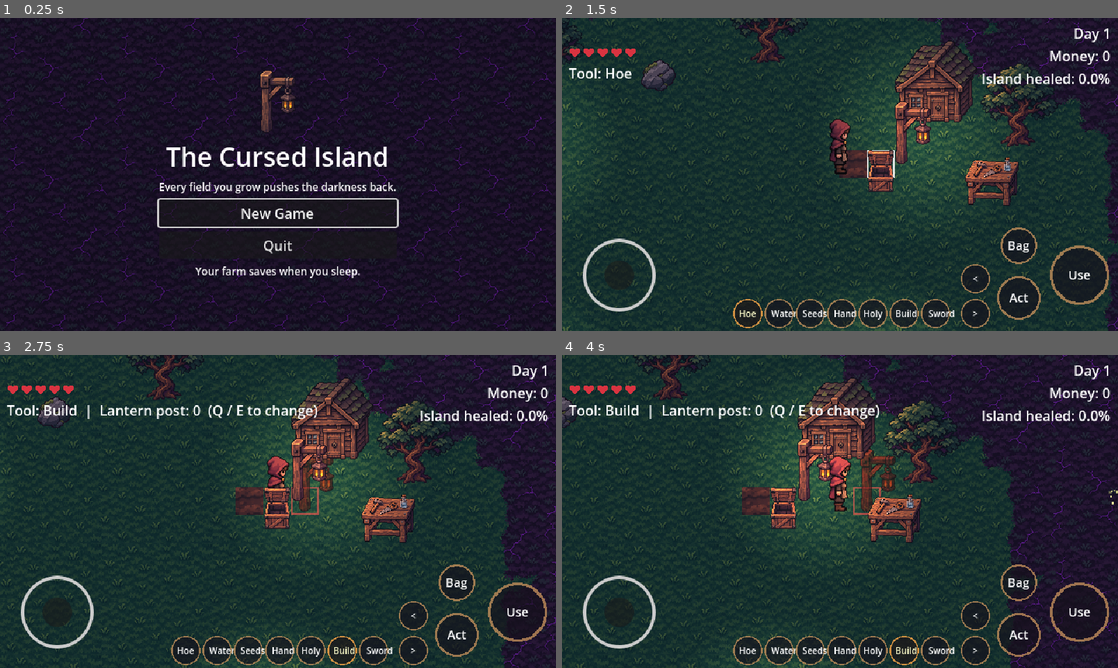
Above: before the commit, frames 1-4 (two rows, left to right).
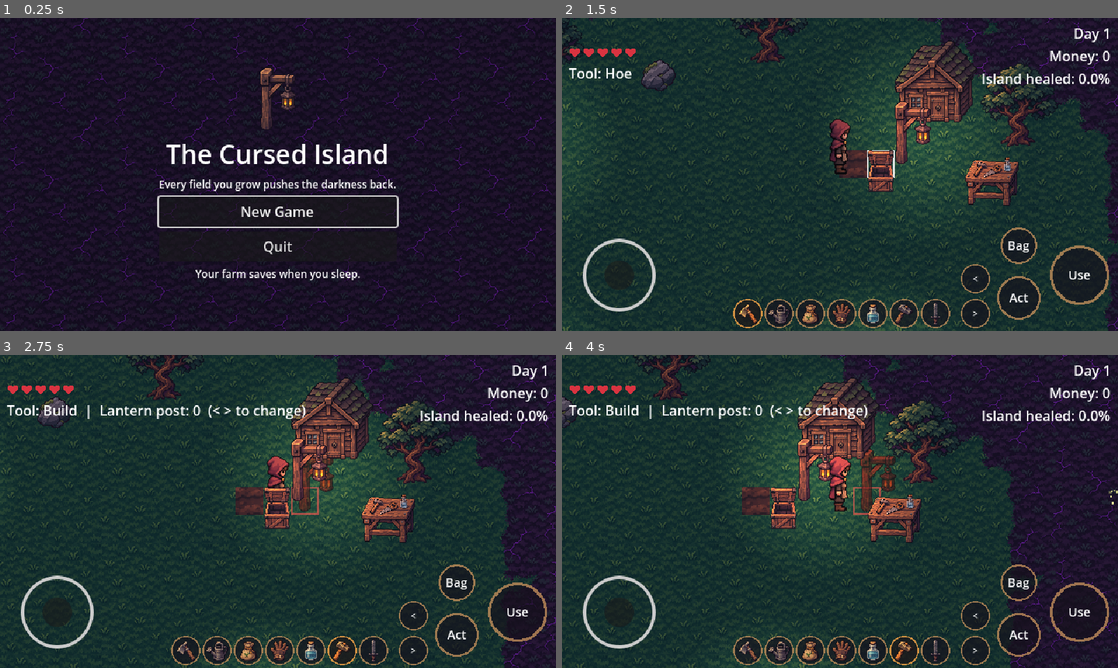
Above: after the commit, the same moments.

Repository: sudo0x/GameDevelopments
Game: Godot game, scene res://scenes/ui/title_screen.tscn
Same seed, same stepped clock (60 frames per second), same inputs: the game is played once before the commit and once after it.
Inputs (mouse positions are in pixels of both pictures, inside the frame that each line leads up to):
- Up to frame 1 (0.25 s): no input
- Up to frame 2 (1.5 s): click "New Game" at 0.5 s; tap Enter (ui_accept) at 1.25 s; move the mouse to (962, 158) at 1.27 s; hold D (move_right) from 1.28 s (still down); hold F (interact) from 1.28 s (still down); click (962, 158) at 1.42 s
- Up to frame 3 (2.75 s): tap Enter (ui_accept) at 1.52 s; tap 6 (tool_6) at 1.55 s; release D (move_right) at 2 s; release F (interact) at 2 s; drag from (166, 527) to (333, 473) at 2.02 s
- Up to frame 4 (4 s): tap Enter (ui_accept) at 2.75 s; move the mouse to (895, 442) at 2.77 s; hold D (move_right) 2.78-3.5 s; hold F (interact) 2.78-3.5 s; tap 6 (tool_6) at 3.05 s; drag from (812, 574) to (895, 533) at 3.52 s

The runs differ from the first frame. In frame 1, 3.3% of the frame differs, in the area x 28-72%, y 16-84%; in frame 2, 0.8%; in frame 3, 1.2%; in frame 4, 1.2%.

Commit message:
Add Layer 6 step 3: phone UI
The tool bar shows icons, help text names the controls in use, and menu
buttons are sized for thumbs. Menus now stop short of the Act button
that closes them.

Co-Authored-By: Claude Opus 5.5 <noreply@anthropic.com>

Diff:
--- a/data/recipes/purifying_hoe.tres
+++ b/data/recipes/purifying_hoe.tres
@@ -22,3 +22,4 @@
 result = 1
 result_amount = 1
 made_text = "Use the hoe on cursed land."
+made_text_touch = "Use the hoe on cursed land."
--- a/data/recipes/sword.tres
+++ b/data/recipes/sword.tres
@@ -22,3 +22,4 @@
 result = 3
 result_amount = 1
 made_text = "Press 7, then Space to swing."
+made_text_touch = "Tap the sword, then Use to swing."
--- a/scenes/ui/bag_menu.tscn
+++ b/scenes/ui/bag_menu.tscn
@@ -18,6 +18,8 @@
 theme_override_styles/panel = ExtResource("2_style")
 script = ExtResource("1_bag")
 close_action = &"inventory"
+keyboard_help = "I / Esc: close"
+touch_help = "Bag: close"
 
 [node name="Margin" type="MarginContainer" parent="."]
 layout_mode = 2
--- a/scenes/ui/crafting_menu.tscn
+++ b/scenes/ui/crafting_menu.tscn
@@ -17,6 +17,8 @@
 grow_vertical = 2
 theme_override_styles/panel = ExtResource("2_style")
 script = ExtResource("1_crafting")
+keyboard_help = "Arrows: choose   Enter: make   F / Esc: close"
+touch_help = "Tap to make   Act: close"
 
 [node name="Margin" type="MarginContainer" parent="."]
 layout_mode = 2
--- a/scenes/ui/shop_menu.tscn
+++ b/scenes/ui/shop_menu.tscn
@@ -17,6 +17,8 @@
 grow_vertical = 2
 theme_override_styles/panel = ExtResource("2_style")
 script = ExtResource("1_shop")
+keyboard_help = "Enter: buy   F / Esc: close"
+touch_help = "Tap to buy   Act: close"
 
 [node name="Margin" type="MarginContainer" parent="."]
 layout_mode = 2
--- a/scenes/ui/title_screen.tscn
+++ b/scenes/ui/title_screen.tscn
@@ -52,14 +52,17 @@
 horizontal_alignment = 1
 
 [node name="Continue" type="Button" parent="Center/Box"]
+custom_minimum_size = Vector2(0, 34)
 layout_mode = 2
 text = "Continue"
 
 [node name="NewGame" type="Button" parent="Center/Box"]
+custom_minimum_size = Vector2(0, 34)
 layout_mode = 2
 text = "New Game"
 
 [node name="Quit" type="Button" parent="Center/Box"]
+custom_minimum_size = Vector2(0, 34)
 layout_mode = 2
 text = "Quit"
 
@@ -105,9 +108,11 @@
 theme_override_constants/separation = 12
 
 [node name="Yes" type="Button" parent="Confirm/Margin/Box/Buttons"]
+custom_minimum_size = Vector2(0, 36)
 layout_mode = 2
 text = "Yes, start over"
 
 [node name="No" type="Button" parent="Confirm/Margin/Box/Buttons"]
+custom_minimum_size = Vector2(0, 36)
 layout_mode = 2
 text = "No, keep my farm"
--- a/scripts/autoload/game_state.gd
+++ b/scripts/autoload/game_state.gd
@@ -79,6 +79,8 @@
 var hoe_uses_left := 0
 ## Health left today. Full every morning, and the game only saves in the morning, so it isn't saved.
 var hearts: int = BALANCE.max_hearts
+## True when the on-screen controls are showing, so help text can name them.
+var touch_mode := false
 ## True during the fade between days, when nothing can hurt the player.
 var day_changing := false
 ## How much of the cursed land is healed, 0–100. Farm keeps it up to date; it isn't saved.
@@ -127,6 +129,11 @@
 	for crop in CROPS:
 		total += shipped.get(crop.id, 0) * crop.sell_price
 	return total
+
+
+## Picks help text for the controls in use, so a phone never says "press Space".
+func controls(keyboard: String, touch: String) -> String:
+	return touch if touch_mode else keyboard
 
 
 func request_sleep() -> void:
--- a/scripts/farm/builder.gd
+++ b/scripts/farm/builder.gd
@@ -34,7 +34,8 @@
 func status(cell: Vector2i) -> String:
 	if not placed.has(cell):
 		return ""
-	return "%s: press 4, then Space to pick up." % placed[cell]["data"].display_name
+	var how := GameState.controls("press 4, then Space to pick up.", "tap the glove, then Use to pick up.")
+	return "%s: %s" % [placed[cell]["data"].display_name, how]
 
 
 func to_state() -> Array[Dictionary]:
--- a/scripts/farm/farm.gd
+++ b/scripts/farm/farm.gd
@@ -179,7 +179,7 @@
 		return ""
 	var crop := crops[cell]
 	if crop.is_ripe():
-		return "%s is ripe! Press 4 to harvest." % crop.data.display_name
+		return "%s is ripe! %s" % [crop.data.display_name, GameState.controls("Press 4 to harvest.", "Tap the glove, then Use.")]
 	var progress := "%s: %d of %d days" % [crop.data.display_name, crop.days_grown, crop.data.days_to_grow]
 	if is_watered(cell):
 		return progress + ", watered. Sleep to grow."
--- a/scripts/farm/gathering.gd
+++ b/scripts/farm/gathering.gd
@@ -81,7 +81,7 @@
 	var gatherable := spots[cell]
 	var display_name := gatherable.data.display_name
 	if not gatherable.gathered:
-		return "%s: press 4, then Space to gather." % display_name
+		return "%s: %s" % [display_name, GameState.controls("press 4, then Space to gather.", "tap the glove, then Use.")]
 	var days := gatherable.days_until_regrow
 	if days == 0:
 		return ""
--- a/scripts/farm/recipe_data.gd
+++ b/scripts/farm/recipe_data.gd
@@ -10,5 +10,7 @@
 @export var result_amount: int = 1
 ## Shown in the crafting menu once a one-time recipe has been made.
 @export var made_text: String
+## The same, for touch screens.
+@export var made_text_touch: String
 ## Which building, for Result.BUILDING.
 @export var building: BuildingData
--- a/scripts/ui/crafting_menu.gd
+++ b/scripts/ui/crafting_menu.gd
@@ -1,5 +1,8 @@
 extends GameMenu
 ## The workbench menu. One row per recipe, built from GameState.RECIPES.
+
+## Narrower than other menus, so the panel leaves the touch buttons showing.
+const MAKE_BUTTON_SIZE := Vector2(60, 36)
 
 var _labels: Array[Label] = []
 var _buttons: Array[Button] = []
@@ -28,6 +31,7 @@
 	var label := Label.new()
 	label.size_flags_horizontal = Control.SIZE_EXPAND_FILL
 	var button := Button.new()
+	button.custom_minimum_size = MAKE_BUTTON_SIZE
 	button.pressed.connect(GameState.craft.bind(recipe))
 	row.add_child(label)
 	row.add_child(button)
@@ -40,7 +44,7 @@
 	for i in GameState.RECIPES.size():
 		var recipe := GameState.RECIPES[i]
 		var made := GameState.already_made(recipe)
-		var details := recipe.made_text if made else _needs_text(recipe)
+		var details := GameState.controls(recipe.made_text, recipe.made_text_touch) if made else _needs_text(recipe)
 		_labels[i].text = "%s\n%s" % [recipe.display_name, details]
 		_buttons[i].text = "Made" if made else "Make"
 		_buttons[i].disabled = not GameState.can_craft(recipe)
--- a/scripts/ui/game_menu.gd
+++ b/scripts/ui/game_menu.gd
@@ -3,8 +3,13 @@
 ## What every menu shares: it pauses the game while open, and closes with a key or Esc.
 ## Menus keep running while paused because their scene sets process_mode to Always.
 
+## Big enough for a thumb on a phone.
+const BUTTON_SIZE := Vector2(92, 36)
+
 ## The key that closes this menu, besides Esc.
 @export var close_action: StringName = &"interact"
+@export var keyboard_help: String
+@export var touch_help: String
 
 
 func _ready() -> void:
@@ -19,6 +24,7 @@
 
 
 func open() -> void:
+	$Margin/Box/Help.text = GameState.controls(keyboard_help, touch_help)
 	show()
 	_refresh()
 	get_tree().paused = true
--- a/scripts/ui/hud.gd
+++ b/scripts/ui/hud.gd
@@ -40,12 +40,12 @@
 	var text := "Tool: %s" % Player.TOOL_NAMES[player.tool]
 	if player.tool == Player.Tool.SEEDS:
 		var crop := player.selected_seed()
-		text += "  |  %s seeds: %d  (Q / E to change)" % [crop.display_name, GameState.seed_count(crop)]
+		text += "  |  %s seeds: %d  %s" % [crop.display_name, GameState.seed_count(crop), _change_hint()]
 	if player.tool == Player.Tool.HOLY_WATER:
 		text = _water_text()
 	if player.tool == Player.Tool.BUILD:
 		var building := player.selected_building()
-		text += "  |  %s: %d  (Q / E to change)" % [building.display_name, GameState.building_count(building)]
+		text += "  |  %s: %d  %s" % [building.display_name, GameState.building_count(building), _change_hint()]
 	if player.tool == Player.Tool.SWORD and not GameState.has_sword:
 		text += "  |  Craft one at the workbench"
 	if player.tool == Player.Tool.HOE and GameState.has_purifying_hoe:
@@ -53,10 +53,14 @@
 	tool_label.text = text
 
 
+func _change_hint() -> String:
+	return GameState.controls("(Q / E to change)", "(< > to change)")
+
+
 func _water_text() -> String:
 	if player.strong_water:
-		return "Tool: Strong holy water: %d  (Q / E to change)" % GameState.strong_holy_water
-	var hint := "  (Q / E to change)" if GameState.strong_holy_water > 0 else ""
+		return "Tool: Strong holy water: %d  %s" % [GameState.strong_holy_water, _change_hint()]
+	var hint := "  " + _change_hint() if GameState.strong_holy_water > 0 else ""
 	return "Tool: Holy water: %d%s" % [GameState.holy_water, hint]
 
 
--- a/scripts/ui/shop_menu.gd
+++ b/scripts/ui/shop_menu.gd
@@ -29,6 +29,7 @@
 	var label := Label.new()
 	label.size_flags_horizontal = Control.SIZE_EXPAND_FILL
 	var button := Button.new()
+	button.custom_minimum_size = BUTTON_SIZE
 	button.pressed.connect(buy)
 	row.add_child(label)
 	row.add_child(button)
--- a/scripts/ui/touch_controls.gd
+++ b/scripts/ui/touch_controls.gd
@@ -5,13 +5,17 @@
 ## TouchScreenButton is used because, unlike Button, it works while another finger is down.
 
 const BUTTON_TEXTURE := preload("res://assets/ui/touch_button.png")
+## Six tools side by side. The sword has its own image.
+const TOOL_ICONS := preload("res://assets/ui/tool_icons.png")
+const SWORD_ICON := preload("res://assets/objects/sword.png")
+const TOOL_ICON_SIZE := Vector2(36, 32)
 const TEXTURE_SIZE := 64.0
 const SELECTED_COLOR := Color(1.4, 1.2, 0.8)
 const TOOL_BAR_Y := 340.0
 const TOOL_BAR_START_X := 214.0
 const TOOL_SIZE := 34.0
 const TOOL_SPACING := 36.0
-const TOOL_LABELS: Array[String] = ["Hoe", "Water", "Seeds", "Hand", "Holy", "Build", "Sword"]
+const TOOL_COUNT := 7
 ## Text, action, center, size.
 const ACTION_BUTTONS: Array[Array] = [
 	["Use", "use_tool", Vector2(596, 296), 68.0],
@@ -37,9 +41,11 @@
 
 
 func _ready() -> void:
-	for i in TOOL_LABELS.size():
+	for i in TOOL_COUNT:
 		var at := Vector2(TOOL_BAR_START_X + i * TOOL_SPACING, TOOL_BAR_Y)
-		_tool_buttons.append(_add_button(tool_bar, TOOL_LABELS[i], "tool_%d" % (i + 1), at, TOOL_SIZE))
+		var button := _add_button(tool_bar, "", "tool_%d" % (i + 1), at, TOOL_SIZE)
+		_add_icon(button, _tool_icon(i))
+		_tool_buttons.append(button)
 	for entry in ACTION_BUTTONS:
 		_add_button(self, entry[0], entry[1], entry[2], entry[3])
 	player.tool_changed.connect(_show_selected_tool)
@@ -54,12 +60,15 @@
 func set_active(value: bool) -> void:
 	active = value
 	visible = value
+	GameState.touch_mode = value
 	hint.visible = not value
 	# The joystick sits where this label normally is.
 	tool_label.position.y = TOOL_LABEL_TOUCH_Y if value else tool_label.position.y
 	if not value:
 		_release_movement()
 	_show_selected_tool()
+	# Help text on screen depends on the controls in use.
+	GameState.inventory_changed.emit()
 
 
 ## A hidden joystick can't see its finger lift, so it would keep the player walking.
@@ -73,6 +82,24 @@
 		_tool_buttons[i].modulate = SELECTED_COLOR if i == player.tool else Color.WHITE
 
 
+func _tool_icon(index: int) -> Texture2D:
+	if index == TOOL_COUNT - 1:
+		return SWORD_ICON
+	var icon := AtlasTexture.new()
+	icon.atlas = TOOL_ICONS
+	icon.region = Rect2(Vector2(index * TOOL_ICON_SIZE.x, 0), TOOL_ICON_SIZE)
+	return icon
+
+
+func _add_icon(button: TouchScreenButton, icon: Texture2D) -> void:
+	var sprite := Sprite2D.new()
+	sprite.texture = icon
+	sprite.position = Vector2(TEXTURE_SIZE, TEXTURE_SIZE) / 2.0
+	# Fits inside the round button, whatever the art's size.
+	sprite.scale = Vector2.ONE * TEXTURE_SIZE * 0.78 / maxf(icon.get_width(), icon.get_height())
+	button.add_child(sprite)
+
+
 func _add_button(parent: Node, text: String, action: String, center: Vector2, size: float) -> TouchScreenButton:
 	var button := TouchScreenButton.new()
 	var scale_by := size / TEXTURE_SIZE
@@ -80,6 +107,9 @@
 	button.action = action
 	button.scale = Vector2(scale_by, scale_by)
 	button.position = center - Vector2(size, size) / 2.0
+	parent.add_child(button)
+	if text.is_empty():
+		return button
 	var label := Label.new()
 	label.text = text
 	label.add_theme_font_size_override("font_size", 10 if size < 40.0 else 14)
@@ -88,5 +118,4 @@
 	label.horizontal_alignment = HORIZONTAL_ALIGNMENT_CENTER
 	label.vertical_alignment = VERTICAL_ALIGNMENT_CENTER
 	button.add_child(label)
-	parent.add_child(button)
 	return button
--- /dev/null
+++ b/tests/test_phone_ui.gd
@@ -0,0 +1,136 @@
+extends SceneTree
+## On a touch screen, nothing should mention keys, and buttons must suit a thumb.
+var fails := 0
+const KEY_WORDS: Array[String] = ["Space", "Enter", "Esc", "Q / E", "F /", "I /", "Press", "press", "Arrows"]
+
+
+func check(name: String, ok: bool) -> void:
+	print(("PASS " if ok else "FAIL ") + name)
+	if not ok:
+		fails += 1
+
+
+func no_keys(name: String, text: String) -> void:
+	var clean := not text.is_empty()
+	for word in KEY_WORDS:
+		clean = clean and not text.contains(word)
+	check(name + ": " + text.replace("\n", " / "), clean)
+
+
+func wait(frames: int) -> void:
+	for i in frames:
+		await physics_frame
+
+
+func _initialize() -> void:
+	_run()
+
+
+func _run() -> void:
+	var gs: Node = root.get_node("GameState")
+	var main: Node = load("res://scenes/main/main.tscn").instantiate()
+	root.add_child(main)
+	await process_frame
+	await wait(3)
+	var farm: Node = main.get_node("Farm")
+	var hud: Node = main.get_node("HUD")
+	var controls: Node2D = main.get_node("HUD/TouchControls")
+	var player: Node2D = main.get_node("World/Player")
+	var shop: Control = main.get_node("HUD/ShopMenu")
+	var bag: Control = main.get_node("HUD/BagMenu")
+	var craft: Control = main.get_node("HUD/CraftingMenu")
+	check("keyboard text by default", hud.tool_label.text == "Tool: Hoe" and not gs.touch_mode)
+	controls.set_active(true)
+	await wait(2)
+	check("touch mode on", gs.touch_mode)
+
+	# The tool bar uses art.
+	for i in 7:
+		var button: Node2D = controls._tool_buttons[i]
+		var icons := button.get_children().filter(func(n: Node) -> bool: return n is Sprite2D)
+		check("tool %d has an icon" % (i + 1), icons.size() == 1 and icons[0].texture != null)
+		check("tool %d has no word" % (i + 1), button.get_children().filter(func(n: Node) -> bool: return n is Label).is_empty())
+	var hoe: Sprite2D = controls._tool_buttons[0].get_child(0)
+	var can: Sprite2D = controls._tool_buttons[1].get_child(0)
+	check("each icon is its own picture", hoe.texture.region != can.texture.region)
+	check("the watering can isn't cut off", can.texture.region.size.x == 36.0)
+
+	# Tool help.
+	gs.strong_holy_water = 1
+	player.tool = 2
+	player.tool_changed.emit()
+	no_keys("seeds", hud.tool_label.text)
+	check("names the buttons", hud.tool_label.text.contains("< >"))
+	player.tool = 4
+	player.tool_changed.emit()
+	no_keys("holy water", hud.tool_label.text)
+	player.strong_water = true
+	player.tool_changed.emit()
+	no_keys("strong holy water", hud.tool_label.text)
+	player.tool = 5
+	player.tool_changed.emit()
+	no_keys("build", hud.tool_label.text)
+
+	# Help from the world.
+	no_keys("gathering", farm.gathering.status(Vector2i(22, 6)))
+	var cell := Vector2i(16, 12)
+	farm.till(cell)
+	farm.plant(cell, gs.CROPS[0])
+	farm.crops[cell].set_days_grown(3)
+	no_keys("ripe crop", farm.crop_status(cell))
+	gs.buildings[&"fence"] = 1
+	farm.builder.place(Vector2i(16, 14), gs.building_by_id(&"fence"))
+	no_keys("placed building", farm.builder.status(Vector2i(16, 14)))
+
+	# Menus. They must never cover the button that closes them.
+	var act: Dictionary = {}
+	for entry in controls.ACTION_BUTTONS:
+		if entry[1] == "interact":
+			act = {"center": entry[2], "size": entry[3]}
+	var act_left: float = act["center"].x - act["size"] / 2.0
+	shop.open()
+	await process_frame
+	no_keys("shop help", shop.get_node("Margin/Box/Help").text)
+	for button: Button in shop._buttons:
+		check("shop button fits a thumb", button.size.y >= 34.0)
+	check("the shop fits the screen", shop.get_global_rect().size.y <= 360.0 and shop.get_global_rect().position.y >= 0.0)
+	check("the shop leaves Act showing", shop.get_global_rect().end.x <= act_left)
+	shop.close()
+	bag.open()
+	await process_frame
+	no_keys("bag help", bag.get_node("Margin/Box/Help").text)
+	check("the bag leaves Bag showing", bag.get_global_rect().end.x <= act_left)
+	bag.close()
+	gs.has_sword = true
+	craft.open()
+	await process_frame
+	no_keys("crafting help", craft.get_node("Margin/Box/Help").text)
+	no_keys("made sword", craft._labels[5].text)
+	for button: Button in craft._buttons:
+		check("crafting button fits a thumb", button.size.y >= 34.0)
+	check("the workbench fits the screen", craft.get_global_rect().size.y <= 360.0 and craft.get_global_rect().position.y >= 0.0)
+	print("workbench right edge ", craft.get_global_rect().end.x, ", Act left edge ", act_left)
+	check("the workbench leaves Act showing", craft.get_global_rect().end.x <= act_left)
+	craft.close()
+
+	# Back to a keyboard.
+	controls.set_active(false)
+	await wait(2)
+	player.tool = 2
+	player.tool_changed.emit()
+	check("keyboard words return", hud.tool_label.text.contains("Q / E"))
+	shop.open()
+	await process_frame
+	check("menus too", shop.get_node("Margin/Box/Help").text.contains("Enter"))
+	shop.close()
+
+	# The title screen's buttons.
+	var title: Control = load("res://scenes/ui/title_screen.tscn").instantiate()
+	main.free()
+	root.add_child(title)
+	await process_frame
+	await process_frame
+	check("title buttons fit a thumb", title.new_game_button.size.y >= 34.0)
+	check("title fits the screen", title.get_node("Center/Box").get_global_rect().size.y <= 360.0)
+	print("FAILS: %d" % fails)
+	quit(1 if fails > 0 else 0)
Binary file added: art_source/ui/tool_icons.png
Binary file added: assets/ui/tool_icons.png
Not shown, added: assets/ui/tool_icons.png.import
Not shown, changed: CLAUDE.md
Not shown, changed: docs/06_2026-11-04_build-notes.md
Not shown, changed: docs/13_2026-11-04_layer-6-release.md
Not shown, changed: docs/14_2026-11-04_art-prompts-layer-6.md
